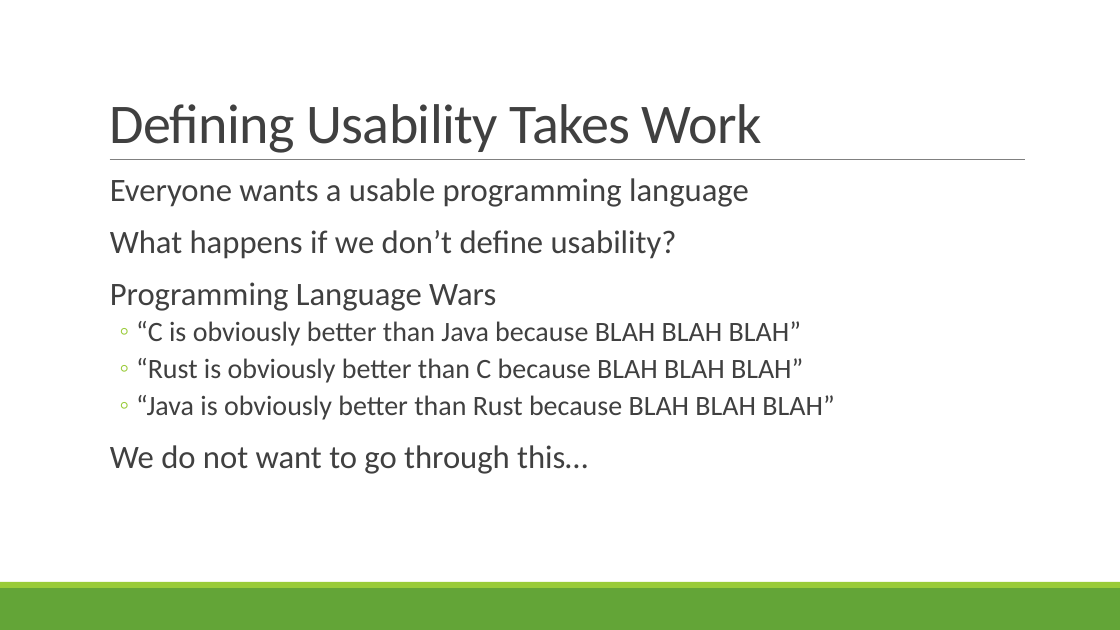
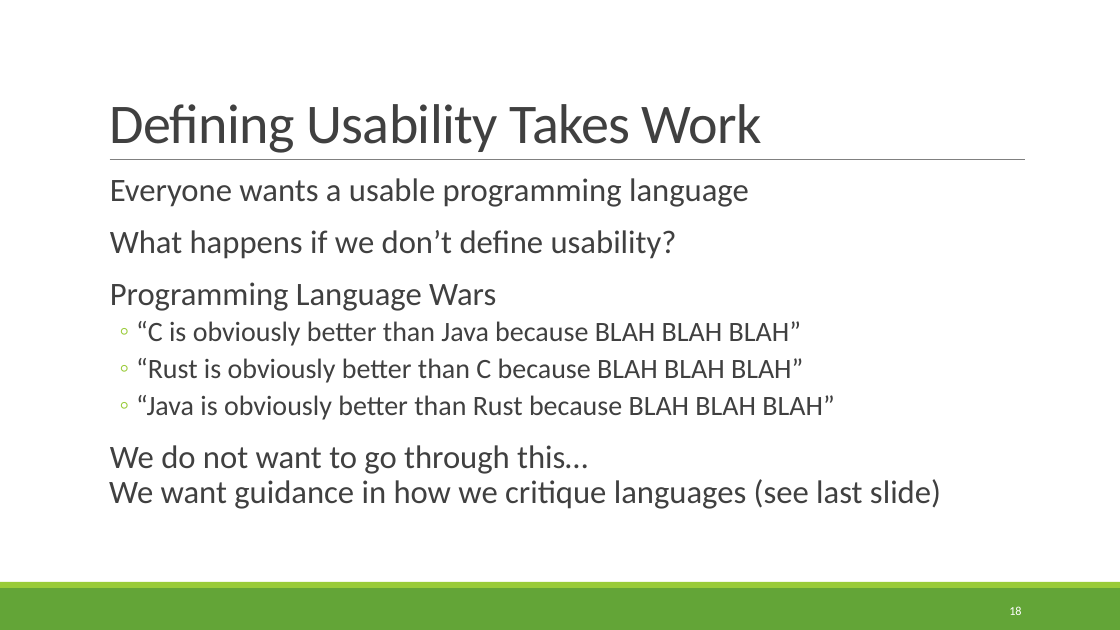
Before and after one commit to rbohrer/pl-course, a slide deck: slide 18 of LectureSlides/08Design1.pptx (slide 16 before the commit). Drawn at 1120x630 pixels with LibreOffice and Linux fonts; fonts in the diff are those of the drawing. Boxes give left, top, right and bottom in pixels: in the first picture for what was removed or moved away, otherwise in the second. Text is boxed around its words. In the diff, an @@ line names an element or a change of style, - is before the commit and + after.

```diff
--- a/LectureSlides/08Design1.pptx
+++ b/LectureSlides/08Design1.pptx
@@ text at (109, 445, 941, 509): text changed @@
-  We do not want to go through this…
+  We do not want to go through this…
+  We want guidance in how we critique languages (see last slide)
@@ page number added at (1009, 606, 1021, 615), 10.5 pt, text #FFFFFF @@
+18
```
Also in this commit, not shown: 56 other slides changed, 3 slides added.
